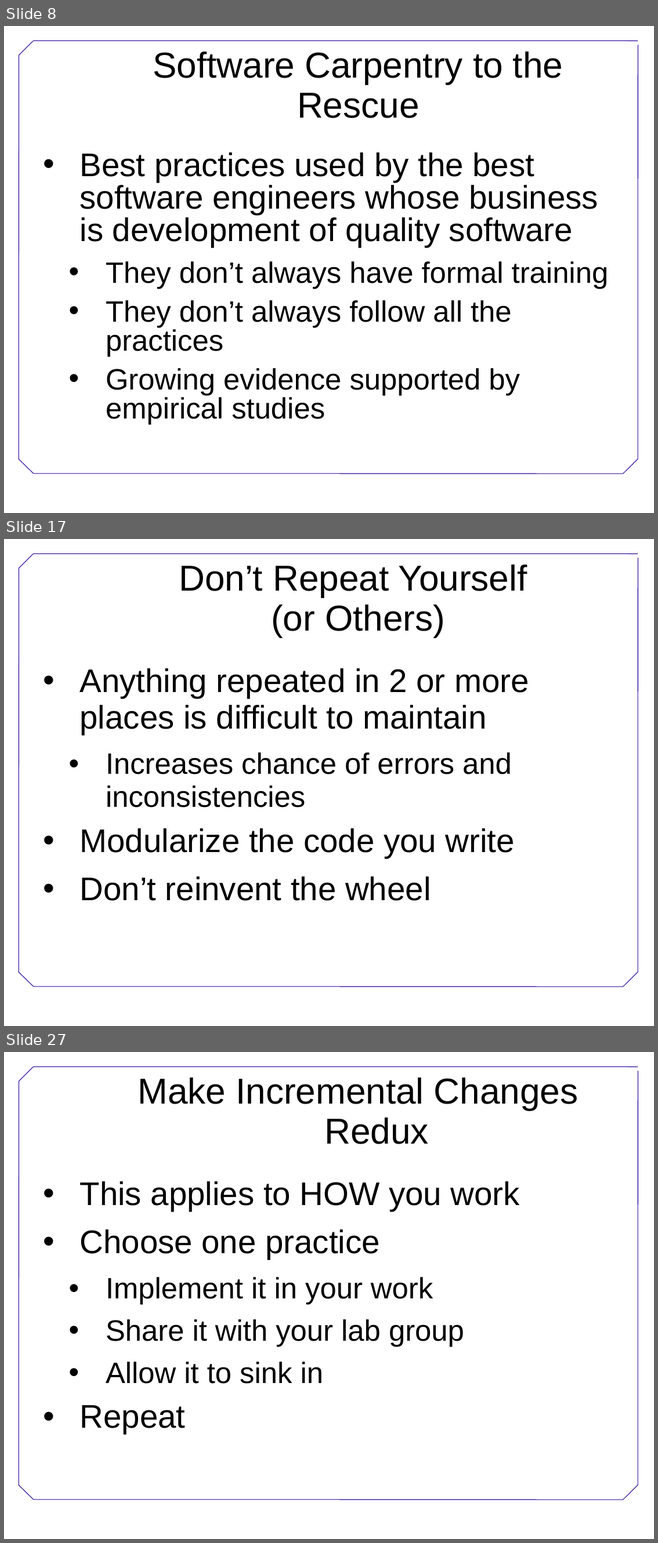
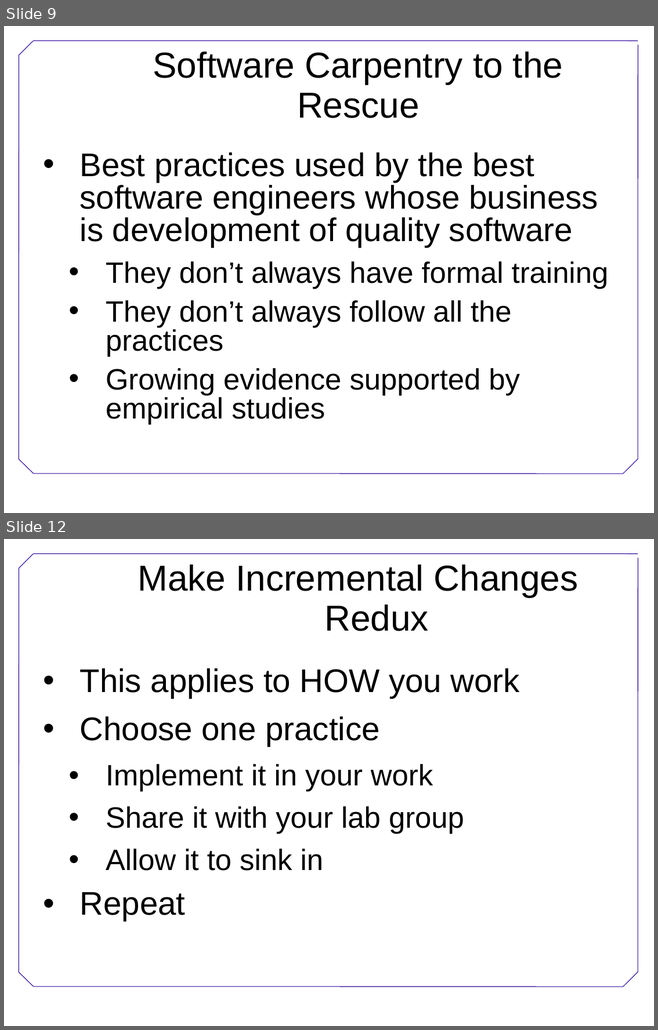
Before and after one commit to swcarpentry/DEPRECATED-boot-camps, a slide deck: BestPractices.ppt. Shown one above the other, each under a label of ours: slides 8, 17 and 27 before the commit, slides 9 and 12 after it; the slides between them are not shown. The pictures are 658x1543 and 658x1030 pixels, drawn with LibreOffice and Linux fonts; fonts in the diff are those of the drawing; background and template pictures are left out. Boxes give left, top, right and bottom in pixels: in the first picture for what was removed or moved away, otherwise in the second. Text is boxed around its words. In the diff, an @@ line names an element or a change of style, - is before the commit and + after.

```diff
--- a/BestPractices.ppt
+++ b/BestPractices.ppt
@@ slide 17 removed at bbox=[4, 539, 654, 1026], background #FFFFFF; not listed: 7 template elements that a slide beside it also shows @@
@@ title removed at bbox=[179, 565, 527, 638] @@
-Don’t Repeat Yourself
-(or Others)
@@ text removed at bbox=[80, 668, 528, 901] @@
-• Anything repeated in 2 or more places is difficult to maintain
-  • Increases chance of errors and inconsistencies
-• Modularize the code you write
-• Don’t reinvent the wheel
@@ what was slide 8 is now slide 9 @@
@@ what was slide 27 is now slide 12 @@
```
Also in this commit, not shown: 2 slides changed, 2 slides added, 16 other slides removed, 1 other file.
